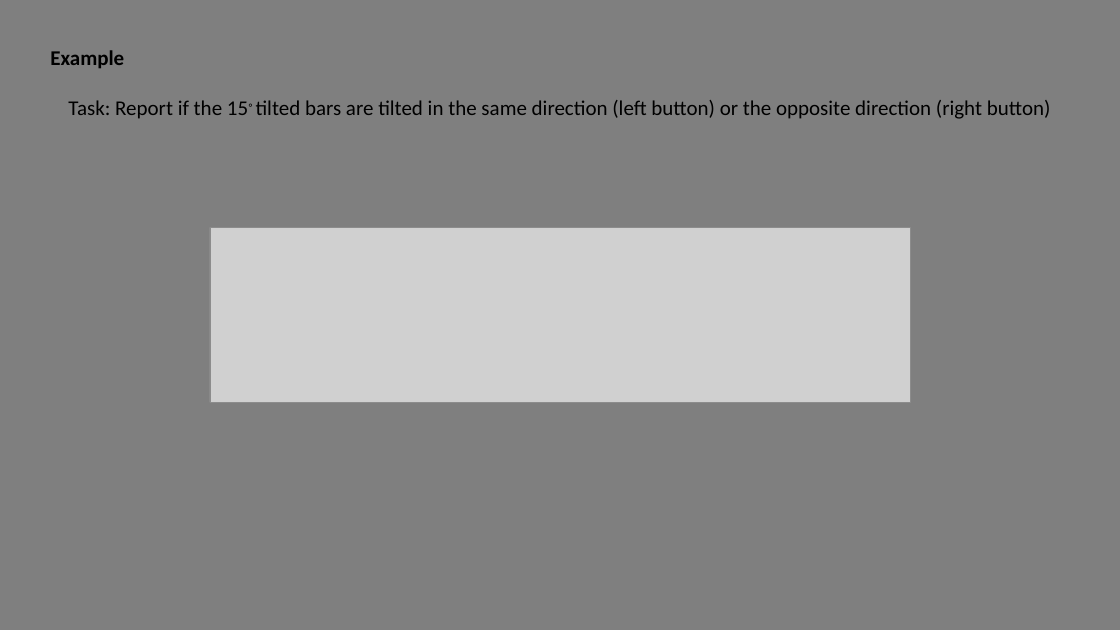
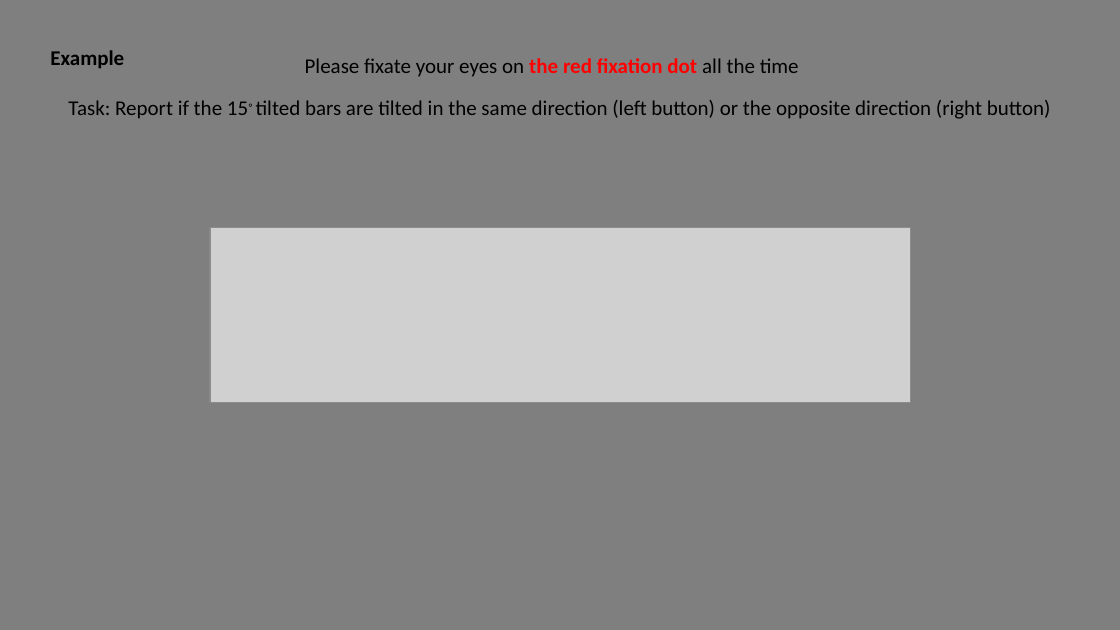
Before and after one commit to Ohyeon5/TPD_priority_map, a slide deck: slide 14 of Instructions/Instruction for observers.pptx (slide 4 before the commit). Drawn at 1120x630 pixels with LibreOffice and Linux fonts; fonts in the diff are those of the drawing; grey boxes stand for pictures. Boxes give left, top, right and bottom in pixels: in the first picture for what was removed or moved away, otherwise in the second. Text is boxed around its words. In the diff, an @@ line names an element or a change of style, - is before the commit and + after.

```diff
--- a/Instructions/Instruction for observers.pptx
+++ b/Instructions/Instruction for observers.pptx
@@ text added at bbox=[305, 58, 799, 77], 18 pt, text #000000 @@
+Please fixate your eyes on the red fixation dot all the time
```
Also in this commit, not shown: 3 other slides changed, 3 slides added, 4 other files.
